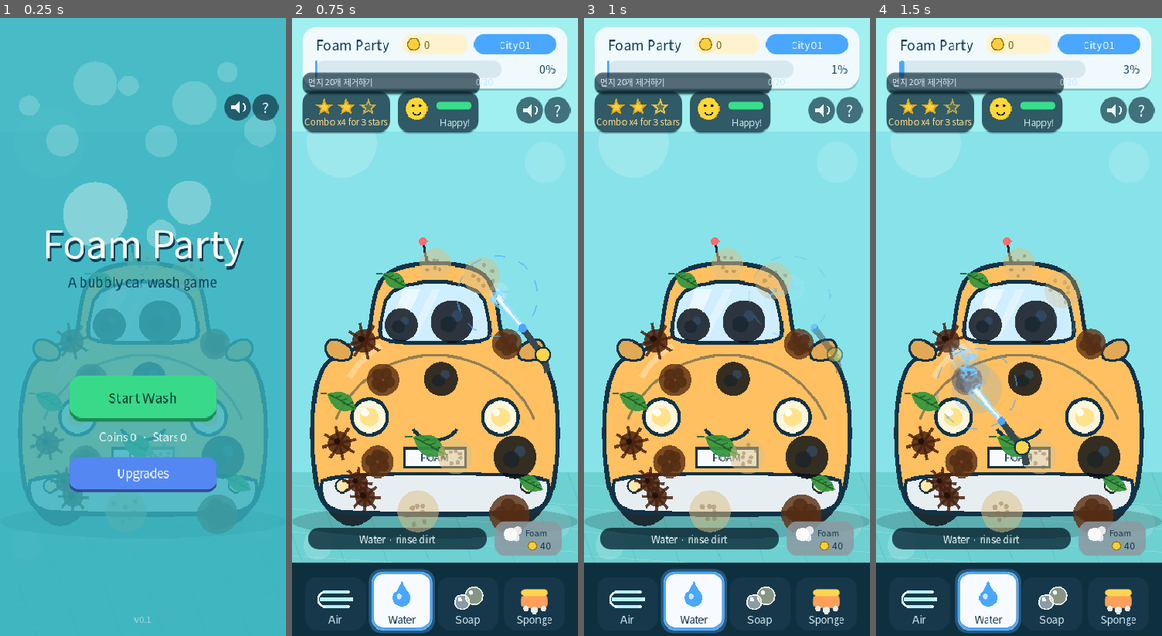
Above: before the commit, frames 1-4 (left to right).
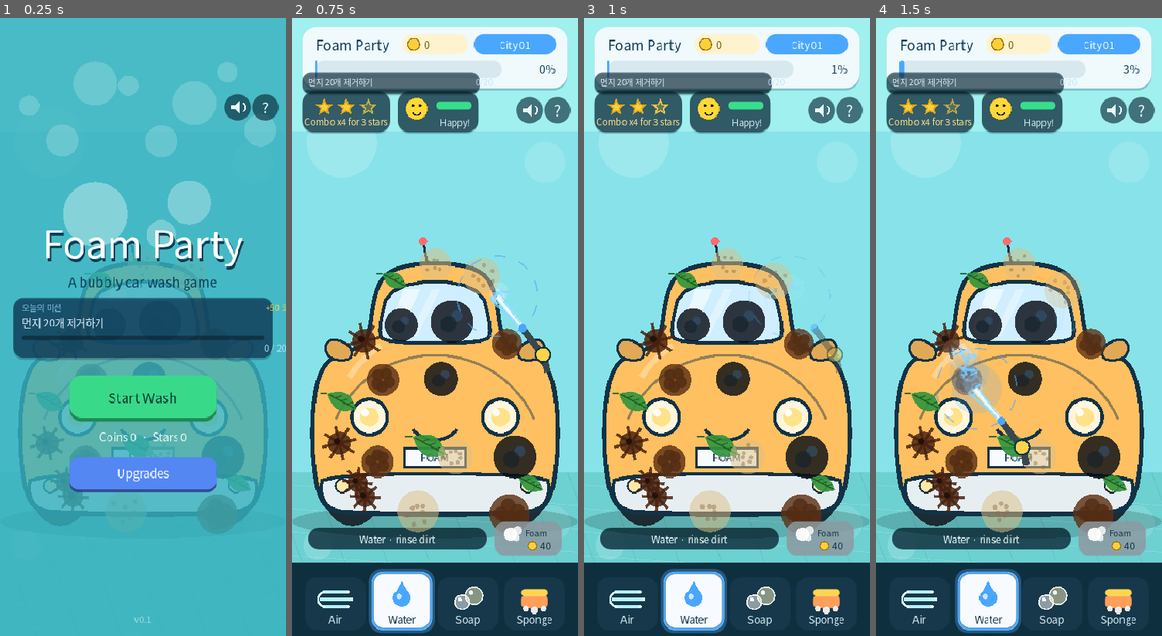
Above: after the commit, the same moments.

Repository: seorilabs/foam-party
Game: Godot game, scene res://scenes/main.tscn
Two runs of this game, one before a commit and one after it. Both use one fixed random seed, a clock stepped at 60 frames per second and the inputs below.
Inputs (mouse positions are in pixels of both pictures, inside the frame that each line leads up to):
- Up to frame 1 (0.25 s): no input
- Up to frame 2 (0.75 s): tap Enter at 0.5, 0.6 s; move the mouse to (497, 296) at 0.52 s; click (497, 296) at 0.67 s
- Up to frame 3 (1 s): tap Space at 0.77 s
- Up to frame 4 (1.5 s): drag from (961, 357) to (1004, 450) at 1.27 s

The runs differ from the first frame. In frame 1, 9.2% of the frame differs, in the area x 4-100%, y 45-56%; in frame 2, nothing differs; in frame 3, nothing differs; in frame 4, nothing differs.

Commit message:
타이틀 화면에 데일리 미션 카드 추가
게임을 시작하기 전에도 오늘의 미션을 바로 볼 수 있도록
타이틀 화면에 미션 카드를 추가한다.

- 부제('A bubbly car wash game')와 시작 버튼 사이에 카드 배치
- 미션 라벨, 진행 프로그레스 바, 보상(+50 코인) 표시
- 완료 시: 녹색 배경 + '완료! ✓' 텍스트로 달성 여부 즉시 확인
- 미진행 시: 파란 배경 + 'N/M' 카운터
- daily_mission_type이 비어 있으면 카드를 표시하지 않아
  첫 실행 직후 잠깐 아무것도 없는 상태를 방어

Diff:
--- a/godot/scripts/main.gd
+++ b/godot/scripts/main.gd
@@ -3170,6 +3170,38 @@
 	draw_string(font, Vector2(0.0, 328.0), "Foam Party", HORIZONTAL_ALIGNMENT_CENTER, DESIGN_SIZE.x, 52, Color.WHITE)
 	draw_string(font, Vector2(0.0, 368.0), "A bubbly car wash game", HORIZONTAL_ALIGNMENT_CENTER, DESIGN_SIZE.x, 18, Color("#0d3b55"))
 
+	# 타이틀 데일리 미션 카드 — 시작 전에 오늘 할 일을 보여준다
+	if not daily_mission_type.is_empty():
+		var dm_rect := Rect2(18.0, 382.0, 354.0, 82.0)
+		var dm_claimed := daily_mission_claimed
+		var dm_prog := mini(daily_mission_progress, daily_mission_target)
+		draw_style_box(_style("title_dm_shadow", Color(0.03, 0.12, 0.22, 0.22), 14.0),
+			Rect2(dm_rect.position + Vector2(0.0, 3.0), dm_rect.size))
+		var dm_bg_col := Color(0.05, 0.26, 0.18, 0.72) if dm_claimed else Color(0.05, 0.20, 0.32, 0.72)
+		draw_style_box(_style("title_dm_bg", dm_bg_col, 14.0), dm_rect)
+		draw_string(font, Vector2(dm_rect.position.x + 12.0, dm_rect.position.y + 18.0),
+			"오늘의 미션", HORIZONTAL_ALIGNMENT_LEFT, -1, 11, Color(0.6, 0.85, 1.0, 0.8))
+		draw_string(font, Vector2(dm_rect.position.x + dm_rect.size.x - 10.0, dm_rect.position.y + 18.0),
+			"+%d 코인" % DAILY_MISSION_REWARD, HORIZONTAL_ALIGNMENT_RIGHT, -1, 11,
+			Color(1.0, 0.85, 0.25, 0.9))
+		var mission_col := Color(0.72, 1.0, 0.78) if dm_claimed else Color(0.90, 0.96, 1.0)
+		draw_string(font, Vector2(dm_rect.position.x + 12.0, dm_rect.position.y + 40.0),
+			daily_mission_label, HORIZONTAL_ALIGNMENT_LEFT, dm_rect.size.x - 24.0, 14, mission_col)
+		var dm_bar_margin := 12.0
+		var dm_bar_rect := Rect2(dm_rect.position.x + dm_bar_margin, dm_rect.position.y + 52.0,
+			dm_rect.size.x - dm_bar_margin * 2.0, 6.0)
+		draw_style_box(_style("title_dm_bar_bg", Color(0.0, 0.0, 0.0, 0.35), 3.0), dm_bar_rect)
+		var dm_fill := 1.0 if dm_claimed else float(dm_prog) / float(max(daily_mission_target, 1))
+		if dm_fill > 0.0:
+			var bar_fill_col := Color("#39d98a") if dm_claimed else Color("#49a7ff")
+			var fill_w := maxf(8.0, dm_bar_rect.size.x * dm_fill)
+			draw_style_box(_style("title_dm_bar_fill", bar_fill_col, 3.0),
+				Rect2(dm_bar_rect.position, Vector2(fill_w, dm_bar_rect.size.y)))
+		var count_text := "완료! ✓" if dm_claimed else "%d / %d" % [dm_prog, daily_mission_target]
+		var count_col := Color("#39d98a") if dm_claimed else Color(0.7, 0.9, 1.0)
+		draw_string(font, Vector2(dm_rect.position.x + dm_rect.size.x - 12.0, dm_rect.position.y + 74.0),
+			count_text, HORIZONTAL_ALIGNMENT_RIGHT, -1, 12, count_col)
+
 	var start_rect := _get_start_rect()
 	draw_style_box(_style("start_shadow", Color("#1f8a55"), 16.0), Rect2(start_rect.position + Vector2(0.0, 5.0), start_rect.size))
 	draw_style_box(_style("start_button", Color("#39d98a"), 16.0), start_rect)
